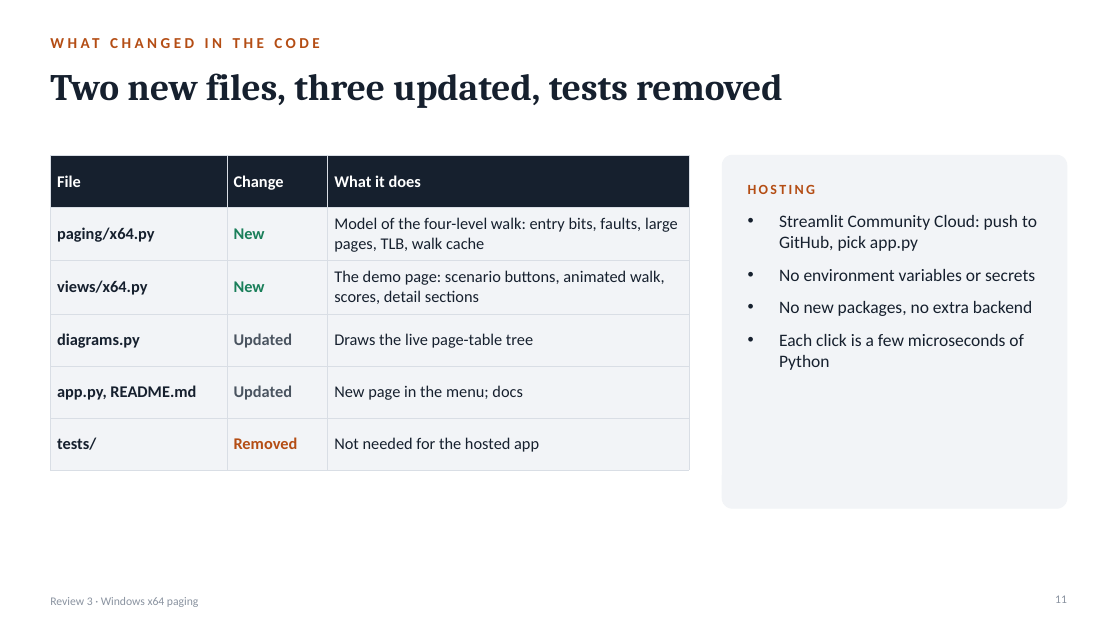
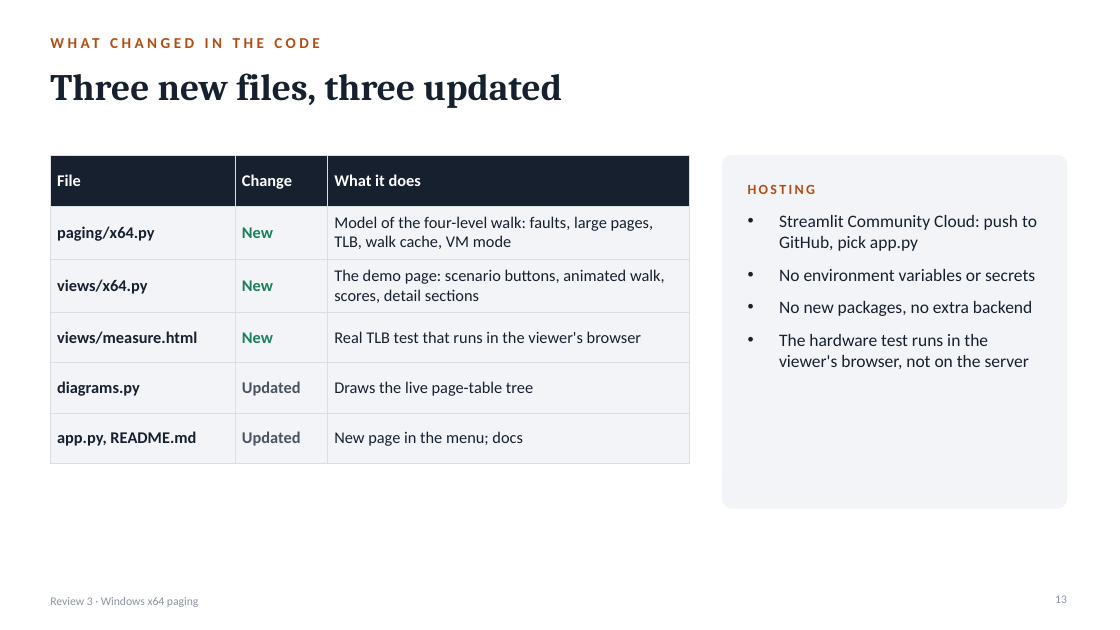
Before and after one commit to AkhileshRegmi/Comparative-Analysis-of-Traditional-and-Modern-Memory-Translation-Architectures, a slide deck: slide 13 of deliverables/review3_changes.pptx (slide 11 before the commit). Drawn at 1120x630 pixels with LibreOffice and Linux fonts; fonts in the diff are those of the drawing. Boxes give left, top, right and bottom in pixels: in the first picture for what was removed or moved away, otherwise in the second. Text is boxed around its words. In the diff, an @@ line names an element or a change of style, - is before the commit and + after.

```diff
--- a/deliverables/review3_changes.pptx
+++ b/deliverables/review3_changes.pptx
@@ title at <box>50,73,562,108</box>: text changed @@
-Two new files, three updated, tests removed
+Three new files, three updated
@@ table at <box>50,155,689,450</box> @@
-row 2, column 3: Model of the four-level walk: entry bits, faults, large pages, TLB, walk cache
+row 2, column 3: Model of the four-level walk: faults, large pages, TLB, walk cache, VM mode
+row 4: views/measure.html | New | Real TLB test that runs in the viewer's browser
-row 6: tests/ | Removed | Not needed for the hosted app
@@ text at <box>779,334,1029,369</box>: text changed @@
-• Each click is a few microseconds of Python
+• The hardware test runs in the viewer's browser, not on the server
@@ page number at <box>1055,595,1067,603</box>: text changed @@
-11
+13
```
Also in this commit, not shown: 3 other slides changed, 2 slides added, 4 other files.
